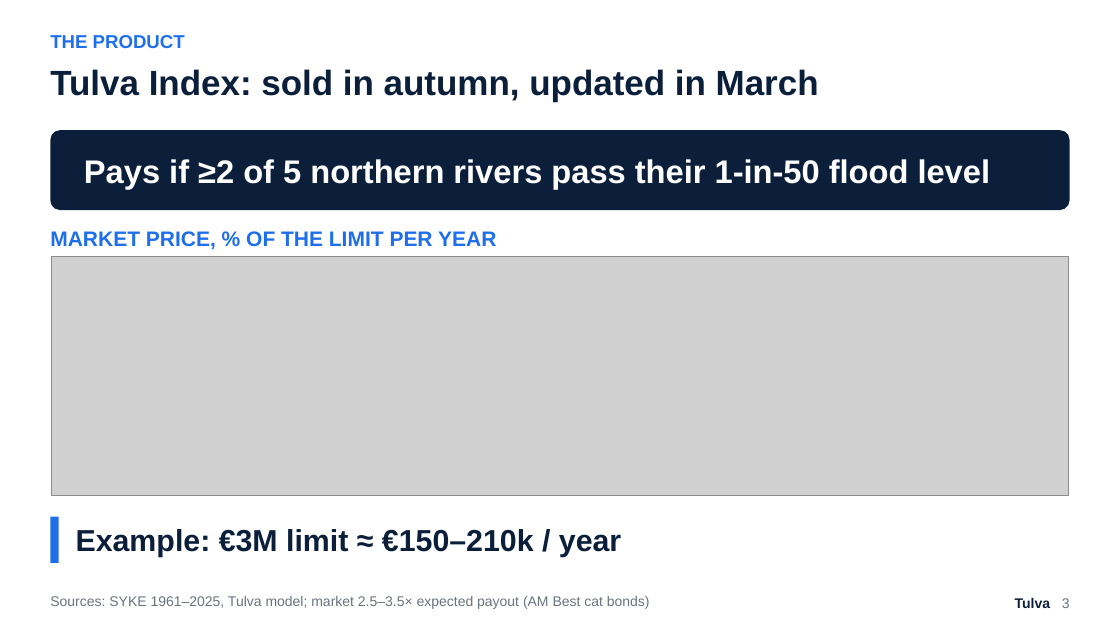
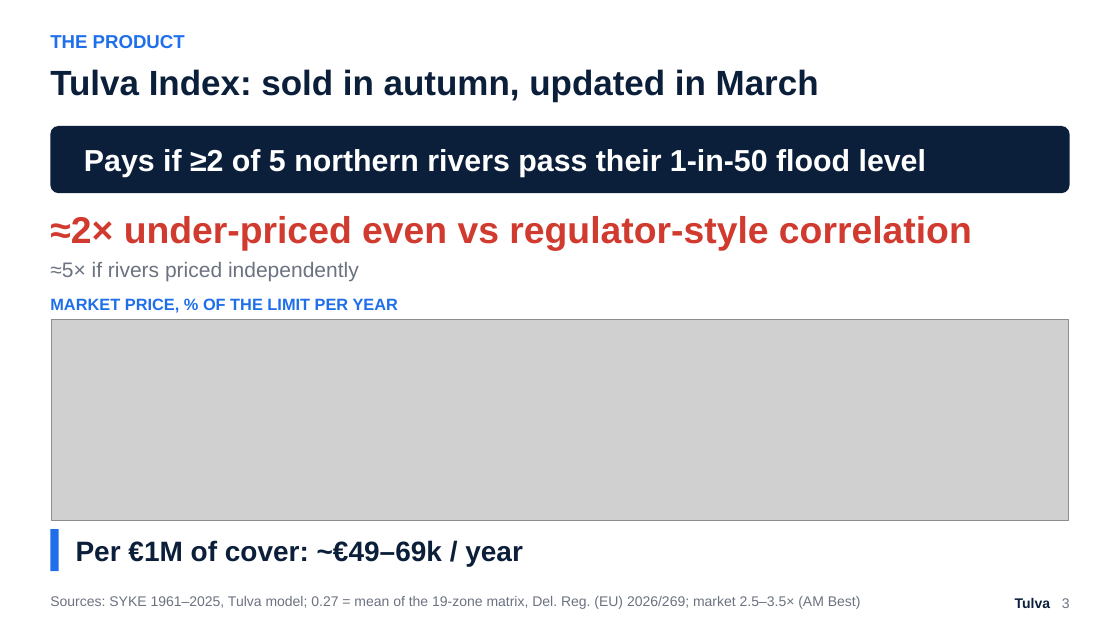
Before and after one commit to Zawaer/tulva, a slide deck: slide 3 of deck/Tulva_QxF2026.pptx. Drawn at 1120x630 pixels with LibreOffice and Linux fonts; fonts in the diff are those of the drawing; grey boxes stand for pictures. Boxes give left, top, right and bottom in pixels: in the first picture for what was removed or moved away, otherwise in the second. Text is boxed around its words. In the diff, an @@ line names an element or a change of style, - is before the commit and + after.

```diff
--- a/deck/Tulva_QxF2026.pptx
+++ b/deck/Tulva_QxF2026.pptx
@@ rounded rectangle: place and size @@
-rounded rectangle at bbox=[50, 130, 1070, 210]
+rounded rectangle at bbox=[50, 126, 1070, 193]
@@ text "Pays if ≥2 of 5 ..." at bbox=[84, 149, 926, 177]: size 28 to 26 pt @@
@@ text added at bbox=[50, 216, 972, 250], 32 pt, text #D13B2F, bold @@
+≈2× under-priced even vs regulator-style correlation
@@ text added at bbox=[50, 262, 359, 281], 18 pt, text #6B7280 @@
+≈5× if rivers priced independently
@@ text "MARKET PRICE, % OF THE ...": place and size @@
-text "MARKET PRICE, % OF THE ..." at bbox=[50, 231, 496, 250]
+text "MARKET PRICE, % OF THE ..." at bbox=[50, 298, 398, 313]
@@ text "MARKET PRICE, % OF THE ..." at bbox=[50, 298, 398, 313]: size 18 to 14 pt @@
@@ picture: place and size @@
-picture at bbox=[52, 256, 1069, 496]
+picture at bbox=[52, 319, 1069, 521]
@@ rectangle: place and size @@
-rectangle at bbox=[50, 517, 59, 563]
+rectangle at bbox=[50, 529, 59, 571]
@@ text removed at bbox=[76, 529, 621, 557] @@
-Example: €3M limit ≈ €150–210k / year
@@ text added at bbox=[76, 540, 523, 566], 24 pt, text #0B1F3A, bold @@
+Per €1M of cover: ~€49–69k / year
@@ text at bbox=[50, 596, 861, 609]: text changed @@
-Sources: SYKE 1961–2025, Tulva model; market 2.5–3.5× expected payout (AM Best cat bonds)
+Sources: SYKE 1961–2025, Tulva model; 0.27 = mean of the 19-zone matrix, Del. Reg. (EU) 2026/269; market 2.5–3.5× (AM Best)
```
Also in this commit, not shown: 3 other slides changed, 12 other files.
